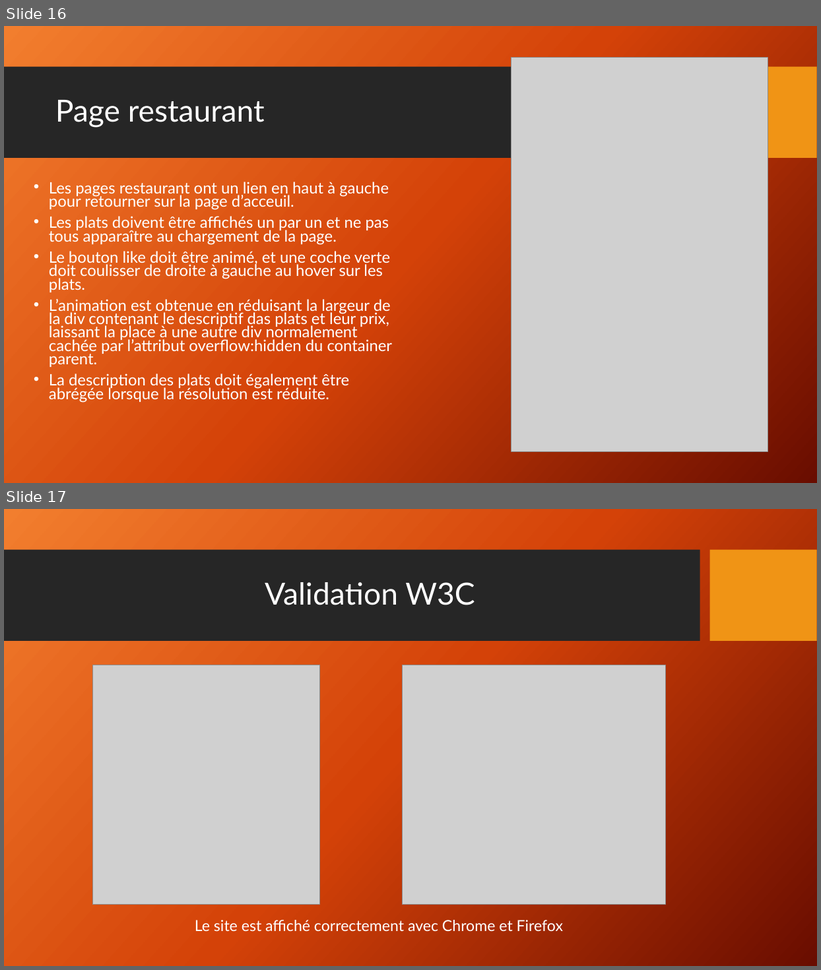
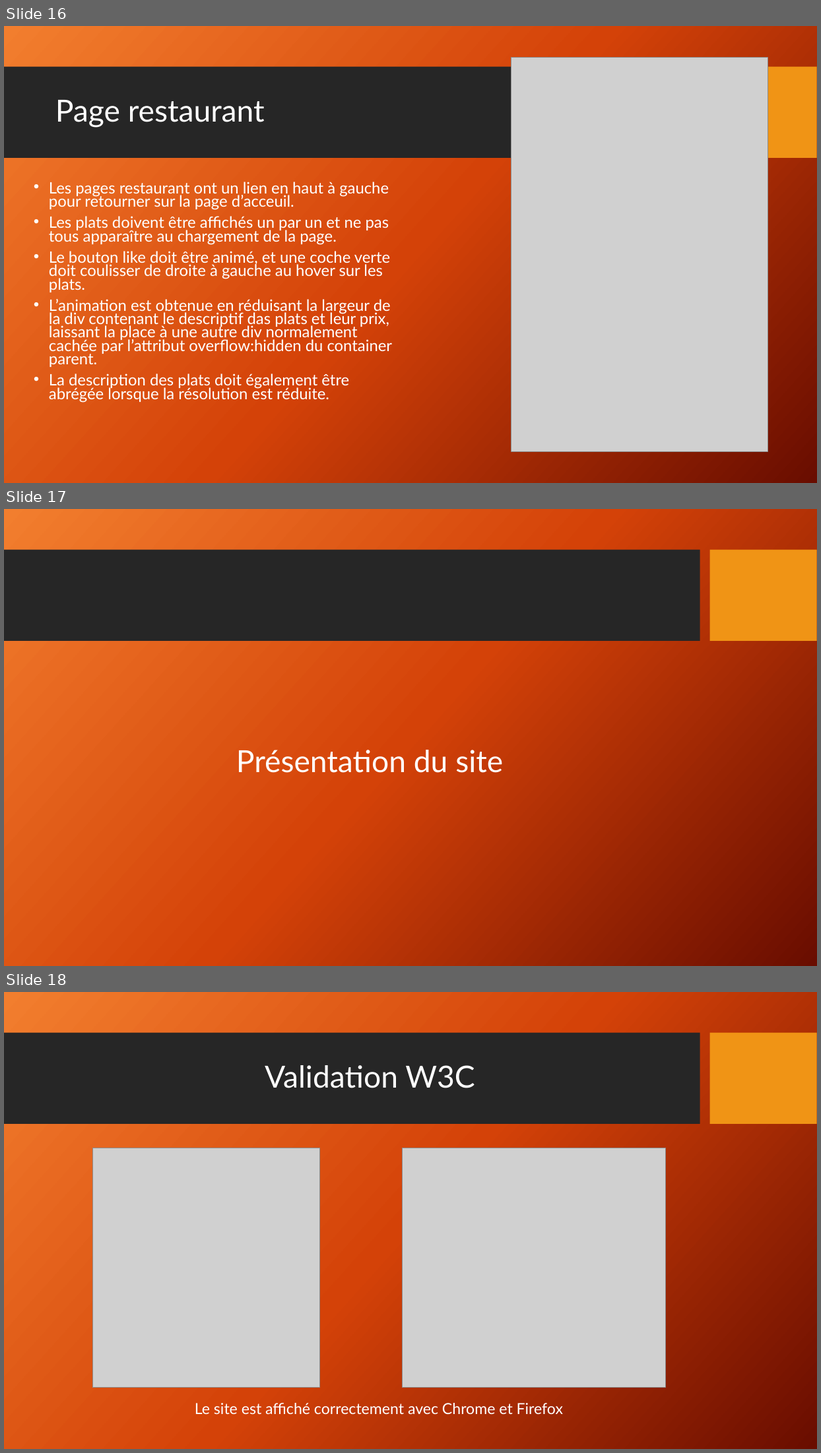
Before and after one commit to JulienRebillon/OP-P3, a slide deck: Présentation Projet 3.pptx. Shown one above the other, each under a label of ours: slides 16 and 17 before the commit, slides 16, 17 and 18 after it. The pictures are 821x970 and 821x1453 pixels, drawn with LibreOffice and Linux fonts; fonts in the diff are those of the drawing; grey boxes stand for pictures; background and template pictures are left out. Boxes give left, top, right and bottom in pixels: in the first picture for what was removed or moved away, otherwise in the second. Text is boxed around its words. In the diff, an @@ line names an element or a change of style, - is before the commit and + after.

```diff
--- a/Présentation Projet 3.pptx
+++ b/Présentation Projet 3.pptx
@@ slide 17 added at (4,509,817,966), background picture (left out); not listed: 2 template elements that a slide beside it also shows @@
@@ title added at (236,750,503,773), 36 pt, text #FFFFFF @@
+Présentation du site
@@ what was slide 17 is now slide 18 @@
```
Also in this commit, not shown: 1 slide changed, 4 other files.
